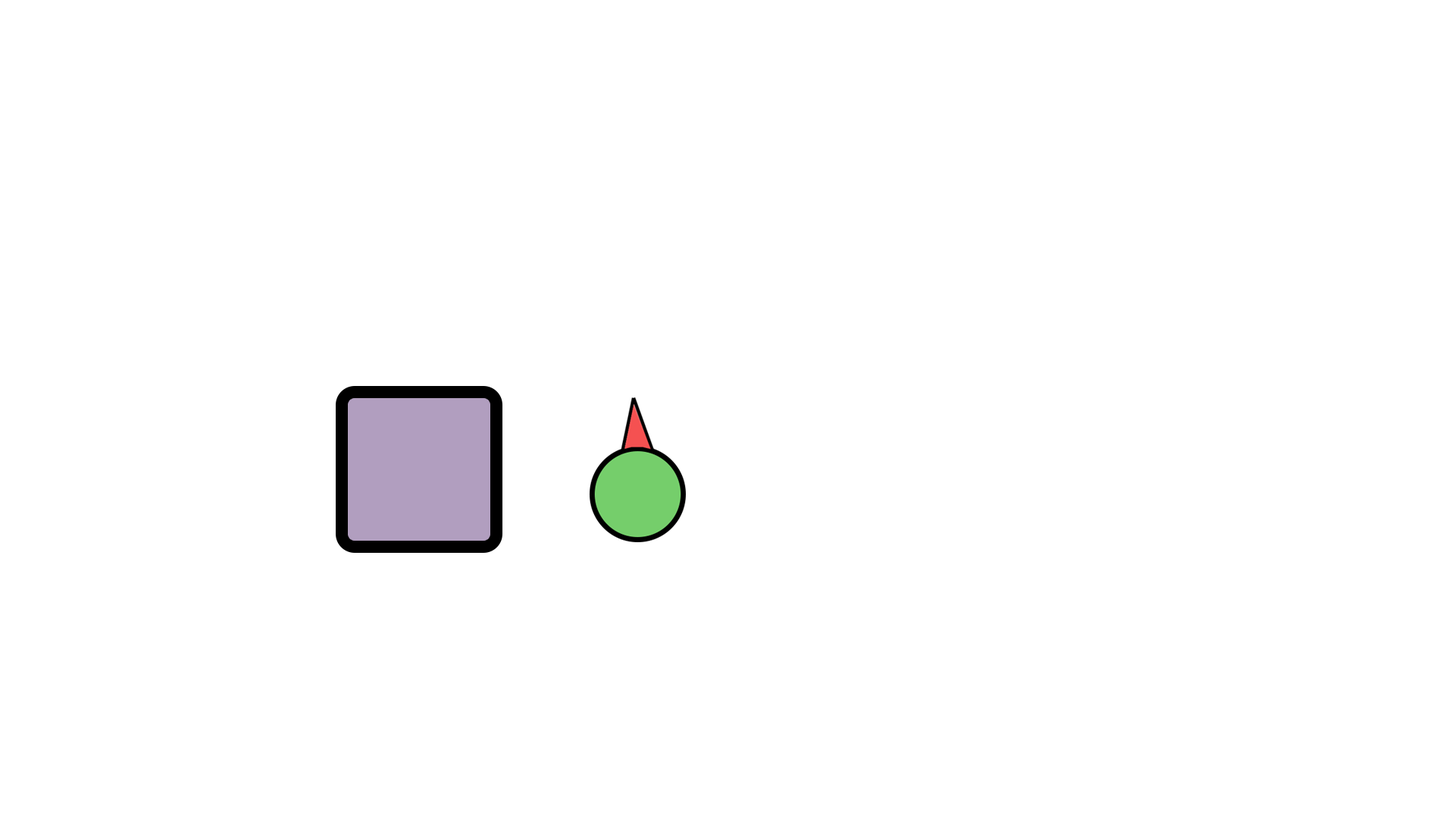
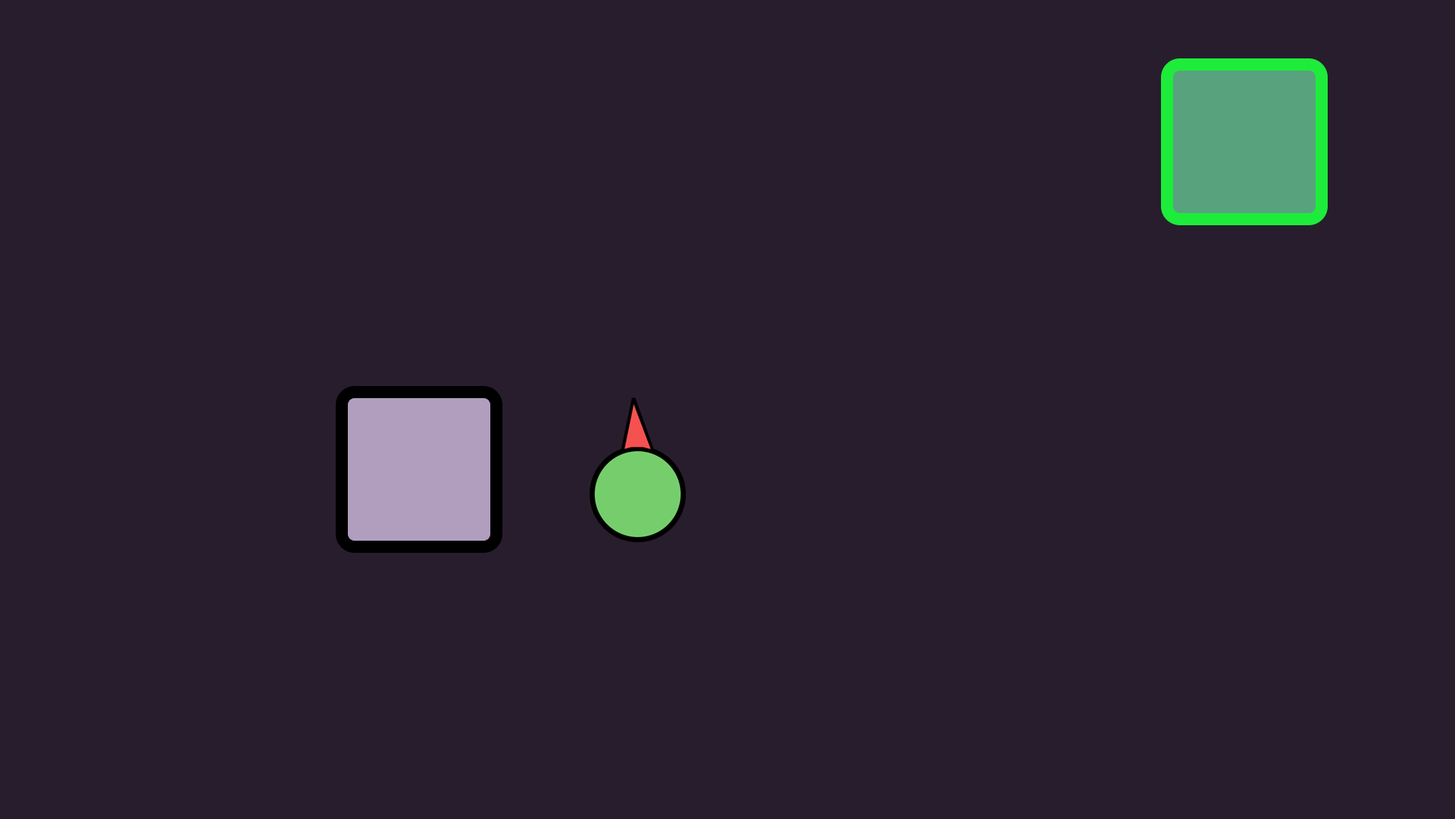
Before/after of a 1455x819 layered artwork. What changed in the layer stack:
added layer "Rounded Rectangle 1 copy" above "Rounded Rectangle 1" over [1161, 58, 1328, 226]
showed "Layer 0" over [0, 0, 1455, 819]
